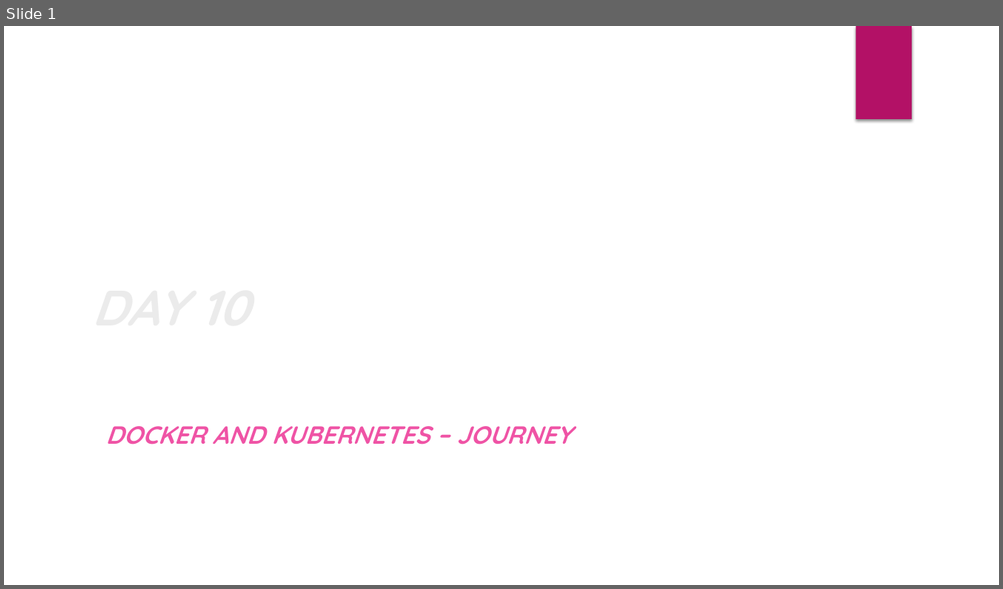
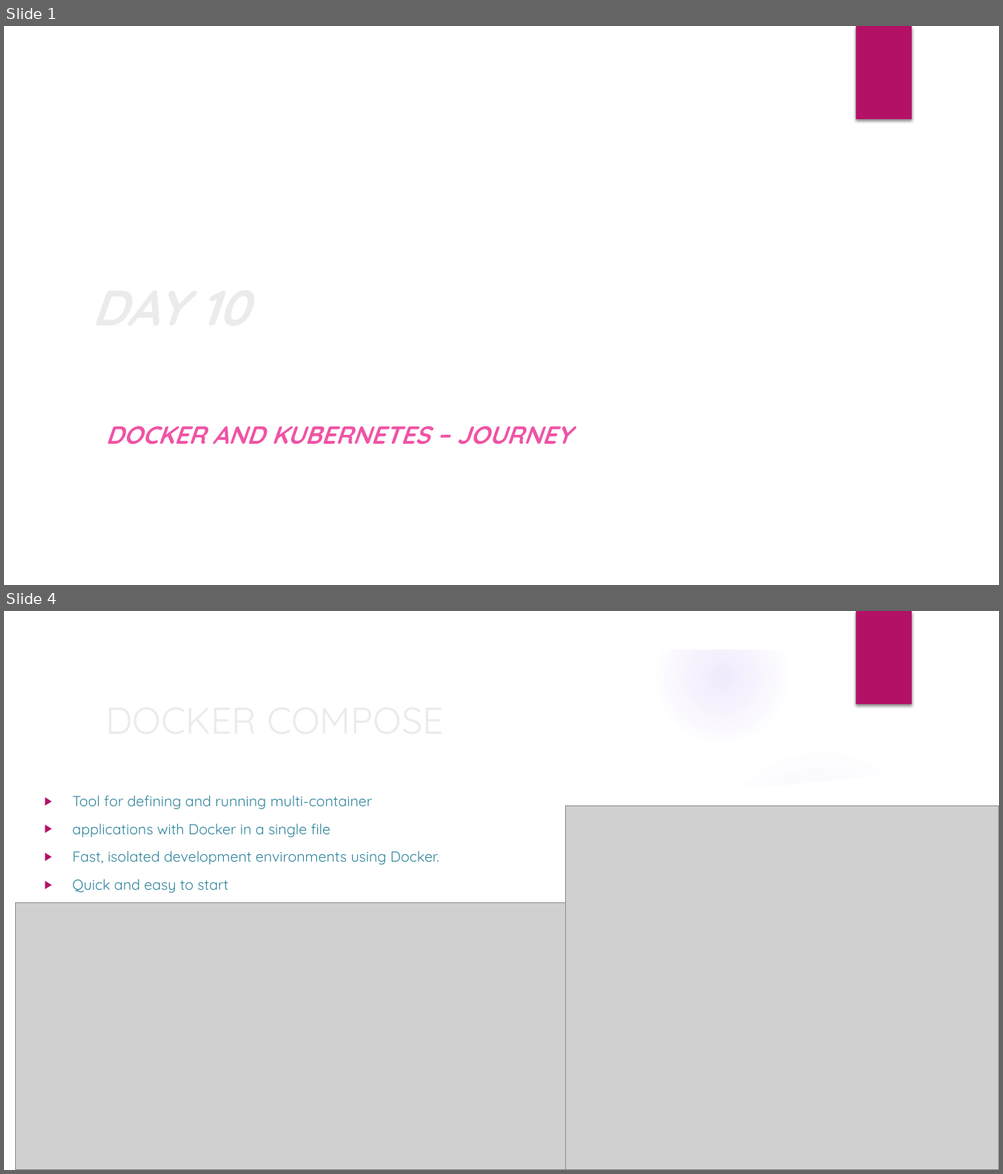
Before and after one commit to deepkumartraining/docker-k8s-April23, a slide deck: Day11/DockerAndKubernetes_Training-Day11.pptx. Shown one above the other, each under a label of ours: slide 1 before the commit, slides 1 and 4 after it; the slides between them are not shown. The pictures are 1003x589 and 1003x1174 pixels, drawn with LibreOffice and Linux fonts; fonts in the diff are those of the drawing; grey boxes stand for pictures; background and template pictures are left out. Boxes give left, top, right and bottom in pixels: in the first picture for what was removed or moved away, otherwise in the second. Text is boxed around its words. In the diff, an @@ line names an element or a change of style, - is before the commit and + after.

```diff
--- a/Day11/DockerAndKubernetes_Training-Day11.pptx
+++ b/Day11/DockerAndKubernetes_Training-Day11.pptx
@@ slide 4 added at [4,611,999,1170], background picture (left out); not listed: 1 template element that a slide beside it also shows @@
@@ group added at [4,611,999,1170]: 5 ellipses, 3 freeform shapes @@
@@ text added at [72,795,439,893], 14 pt, text #31859C @@
+▶ Tool for defining and running multi-container
+▶ applications with Docker in a single file
+▶ Fast, isolated development environments using Docker.
+▶ Quick and easy to start
@@ picture added at [566,806,999,1170] @@
@@ title added at [188,823,236,834], 36 pt, text #EBEBEB @@
+DOCKER COMPOSE
@@ picture added at [16,903,578,1170] @@
```
Also in this commit, not shown: 2 slides changed, 1 other slide added, 1 slide removed, 3 other files.
